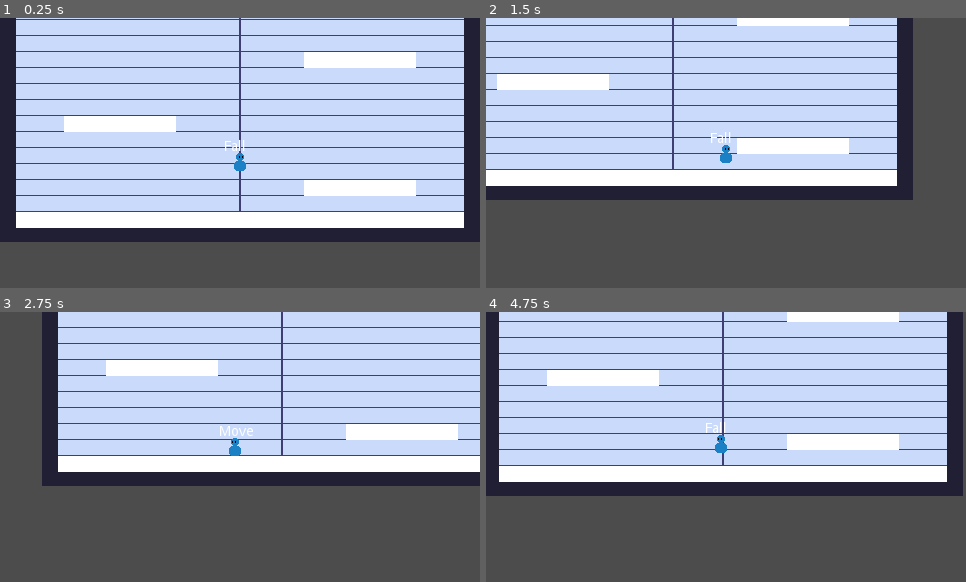
Above: before the commit, frames 1-4 (two rows, left to right).
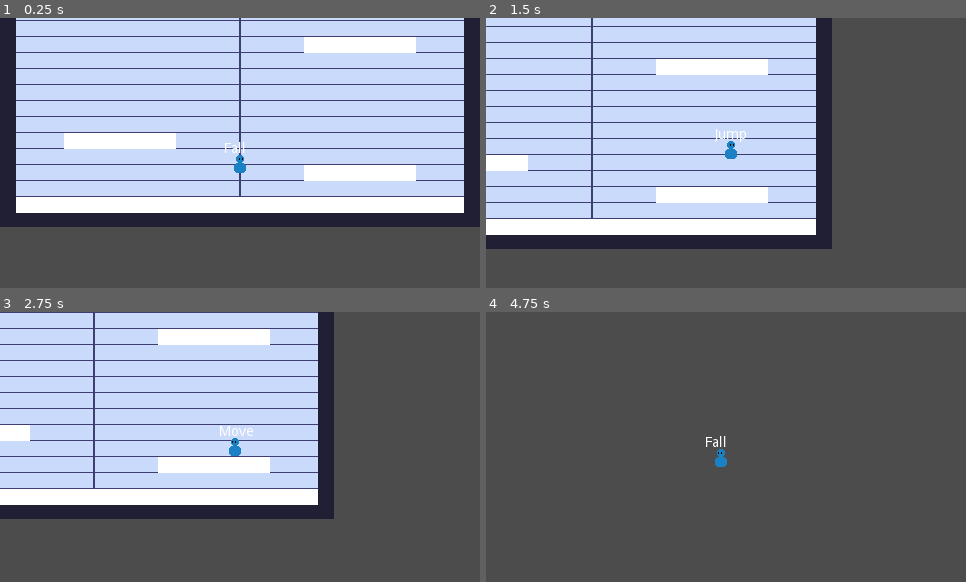
Above: after the commit, the same moments.

Repository: VuurMos/godot-3.5-platformer-character-controller
Game: Godot game, scene res://Game.tscn
The game is run twice, just before and just after one commit, with the same random seed, the same clock (stepped at 60 frames per second) and the same inputs.
Inputs:
- Up to frame 1 (0.25 s): no input
- Up to frame 2 (1.5 s): hold Space (jump) 0.53-1.28 s; hold Right (right) from 0.53 s (still down); tap Space (jump) at 1.35 s
- Up to frame 3 (2.75 s): tap Space (jump) at 1.52, 1.82 s; release Right (right) at 2.03 s; hold Left (left) from 2.03 s (still down); hold Space (jump) from 2.03 s (still down)
- Up to frame 4 (4.75 s): release Left (left) at 2.78 s; release Space (jump) at 2.78 s; hold Right (right) 2.78-4.28 s; tap Space (jump) at 2.85, 3.02, 3.32, 4.35, 4.52 s; hold Space (jump) 3.53-4.28 s; hold Left (left) from 4.28 s (still down)

The runs differ from the first frame. In frame 1, 31% of the frame differs, in the area x 0-100%, y 0-83%; in frame 2, 44%; in frame 3, 49%; in frame 4, 68%, in the area x 0-100%, y 0-69%.

Commit message:
Moved inputs to base state class

Diff:
--- a/platformer-controller/Game.tscn
+++ b/platformer-controller/Game.tscn
@@ -20,7 +20,7 @@
 position = Vector2( 120, 80 )
 
 [node name="TestPlatform3" parent="." instance=ExtResource( 2 )]
-position = Vector2( -120, 16 )
+position = Vector2( -120, 48 )
 
 [node name="TestPlatform4" parent="." instance=ExtResource( 2 )]
 position = Vector2( 120, -48 )
--- a/platformer-controller/player/platform-controller.gd
+++ b/platformer-controller/player/platform-controller.gd
@@ -14,15 +14,15 @@
 var jump_input := false
 
 # Jump and fall kinematics
-var jump_height = 3 * TILE_SIZE
-var jump_x_dist = 3 * TILE_SIZE
+var jump_height = 5 * TILE_SIZE
+var jump_x_dist = 4 * TILE_SIZE
 var fall_x_dist = 1.75 * TILE_SIZE
 
 var jump_velocity = (2 * jump_height * max_speed) / jump_x_dist
 var jump_gravity = (2 * jump_height * pow(max_speed, 2)) / pow(jump_x_dist, 2)
 
-var low_grav_apex_threshold = -20
-var jump_apex_gravity = jump_gravity * 0.5
+var low_grav_apex_threshold = -25
+var jump_apex_gravity = jump_gravity * 0.3
 
 var fall_gravity = (2 * jump_height * pow(max_speed, 2)) / pow(fall_x_dist, 2)
 var max_fall_velocity = jump_velocity * 0.85
@@ -39,27 +39,6 @@
 func _ready():
 	cam.target = self
 	state_machine.connect("transitioned", state_label, "update_label")
-
-
-func _input(event):
-	# Check if jump input has been pressed (recently with buffer)
-	if event.is_action_pressed("jump"):
-		jump_input = true
-		jump_buffer.start()
-
-	# Check if should cancel jump early
-	if event.is_action_released("jump"):
-		jump_input = false
-
-
-func _physics_process(delta):
-	input_direction = _get_input_direction()
-
-
-func _get_input_direction():
-	var input = 0.0
-	input = Input.get_action_strength("right") - Input.get_action_strength("left")
-	return input
 
 
 func check_direction_facing():
--- a/platformer-controller/player/player-state-machine/player-states/player-state.gd
+++ b/platformer-controller/player/player-state-machine/player-states/player-state.gd
@@ -15,8 +15,15 @@
 	state_machine = new_state_machine
 
 
-func handle_input(_event: InputEvent) -> void:
-	pass
+func handle_input(event: InputEvent) -> void:
+	# Check if jump input has been pressed (recently with buffer)
+	if event.is_action_pressed("jump"):
+		player.jump_input = true
+		player.jump_buffer.start()
+
+	# Check if should cancel jump early
+	if event.is_action_released("jump"):
+		player.jump_input = false
 
 
 func update(_delta: float) -> void:
@@ -24,7 +31,13 @@
 
 
 func physics_update(_delta: float) -> void:
-	pass
+	player.input_direction = _get_input_direction()
+
+
+func _get_input_direction():
+	var input = 0.0
+	input = Input.get_action_strength("right") - Input.get_action_strength("left")
+	return input
 
 
 func enter(_msg := {}) -> void:
